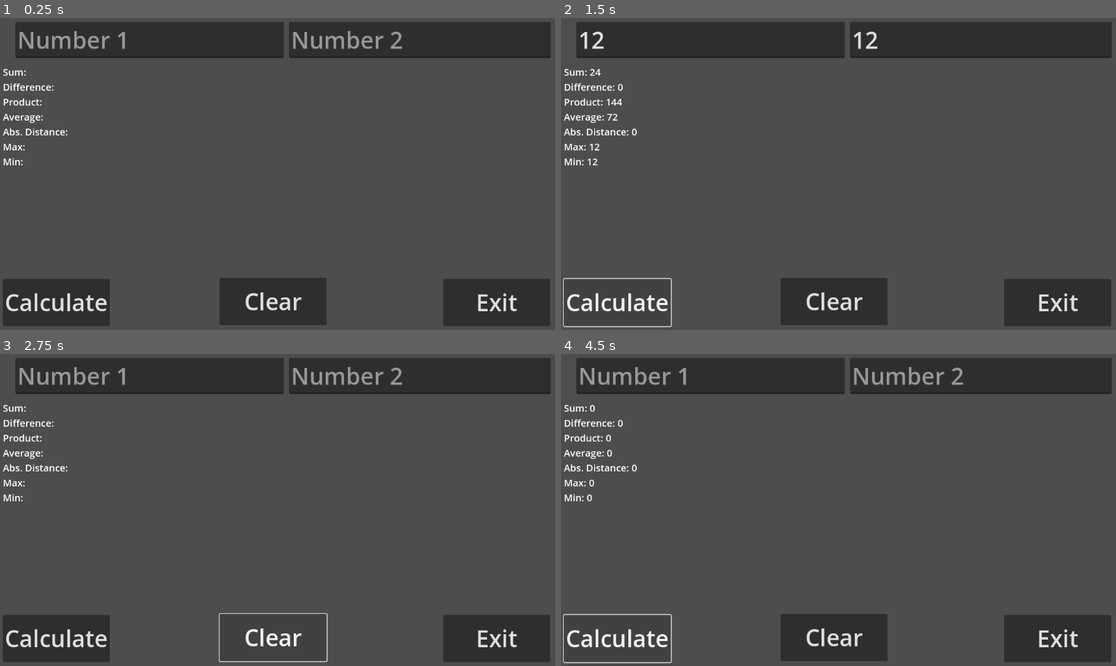
Above: before the commit, frames 1-4 (two rows, left to right).
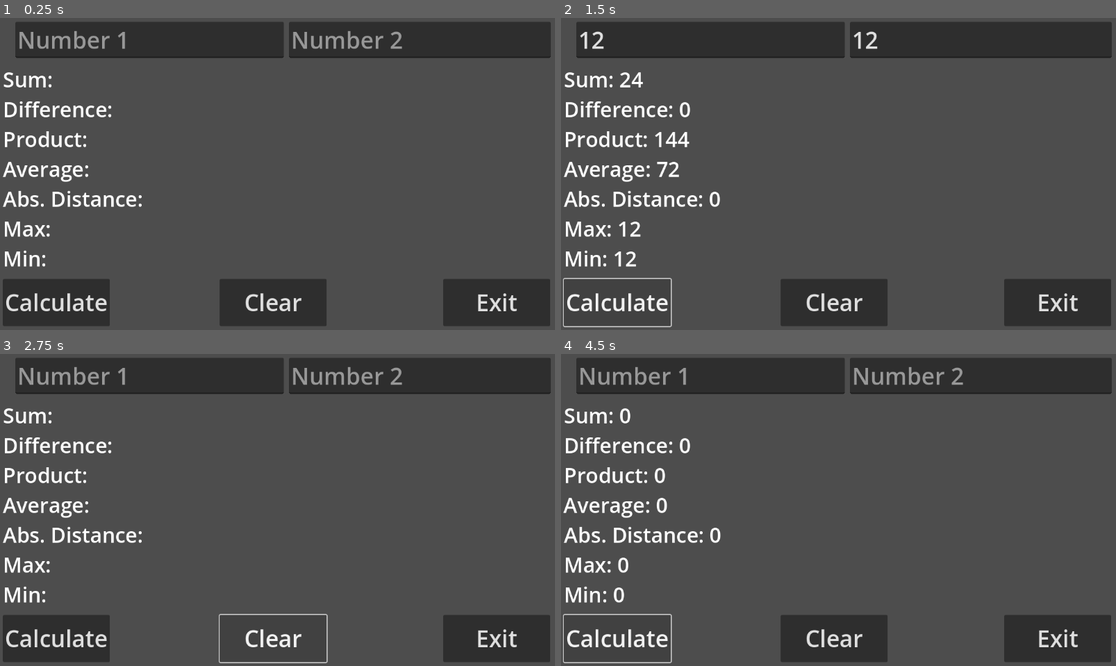
Above: after the commit, the same moments.

Repository: BrickWitmer/game-design-i
Game: Godot game, scene res://Langdocs/prog_88a.tscn
Two runs of this game, one before a commit and one after it. Both use one fixed random seed, a clock stepped at 60 frames per second and the inputs below. The project has no main scene, so this scene is started directly.
Inputs (mouse positions are in pixels of both pictures, inside the frame that each line leads up to):
- Up to frame 1 (0.25 s): no input
- Up to frame 2 (1.5 s): click (710, 39) at 0.52 s; type "12" at 0.6 s; click (982, 39) at 0.75 s; type "12" at 0.83 s; click "Calculate" at 1.25 s
- Up to frame 3 (2.75 s): click "Clear" at 2 s
- Up to frame 4 (4.5 s): click "Calculate" at 2.75 s; click "Clear" at 3.5 s; click "Calculate" at 4.25 s

The runs differ from the first frame. In frame 1, 2.7% of the frame differs, in the area x 0-59%, y 16-99%; in frame 2, 3.4%; in frame 3, 2.8%; in frame 4, 3.2%.

Commit message:
update 9/12

Diff:
--- a/Langdocs/prog_88a.tscn
+++ b/Langdocs/prog_88a.tscn
@@ -4,7 +4,7 @@
 [ext_resource type="Theme" uid="uid://2sh8kniwmbuq" path="res://Big_Font.tres" id="2_t6x5l"]
 
 [sub_resource type="LabelSettings" id="LabelSettings_qvgpb"]
-font_size = 20
+font_size = 43
 
 [node name="prog_88a" type="Control"]
 layout_mode = 3
@@ -61,9 +61,9 @@
 [node name="btnClear" type="Button" parent="."]
 layout_mode = 0
 offset_left = 456.0
-offset_top = 540.0
+offset_top = 542.0
 offset_right = 678.0
-offset_bottom = 638.0
+offset_bottom = 640.0
 theme = ExtResource("2_t6x5l")
 text = "Clear"
 
